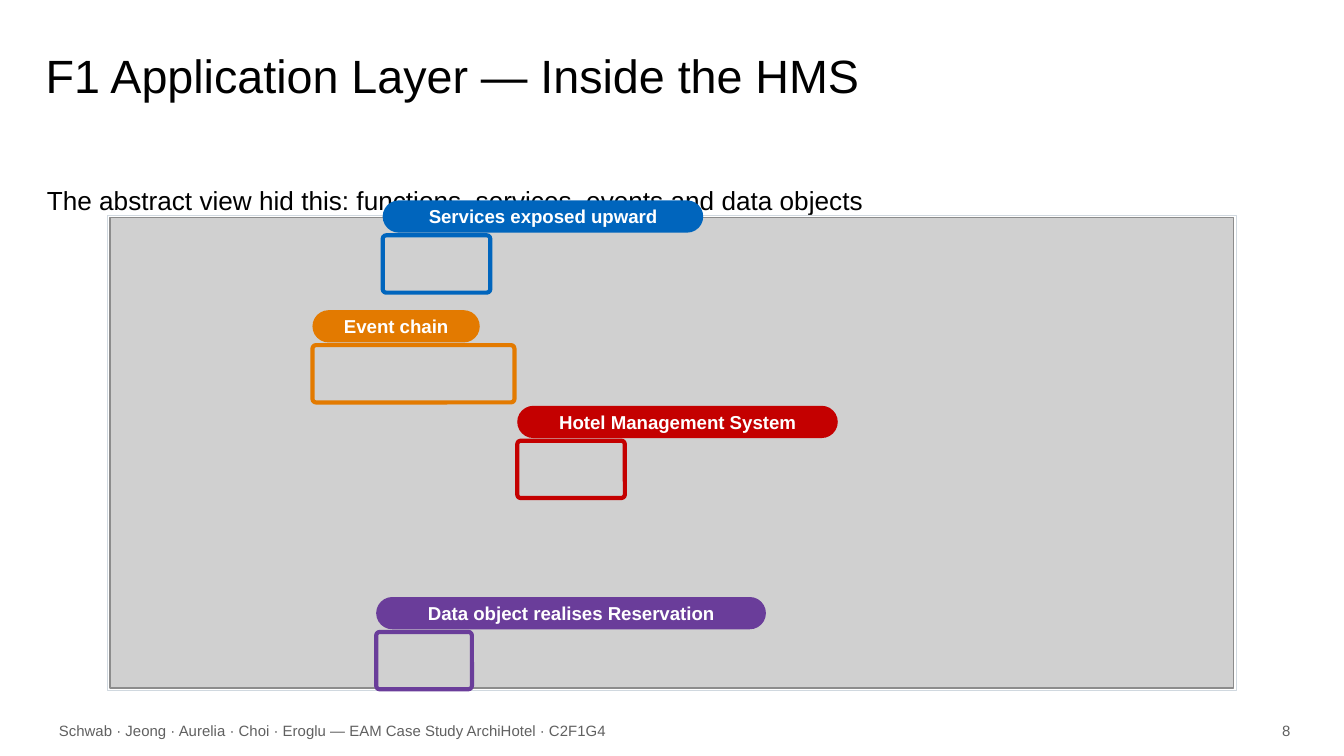
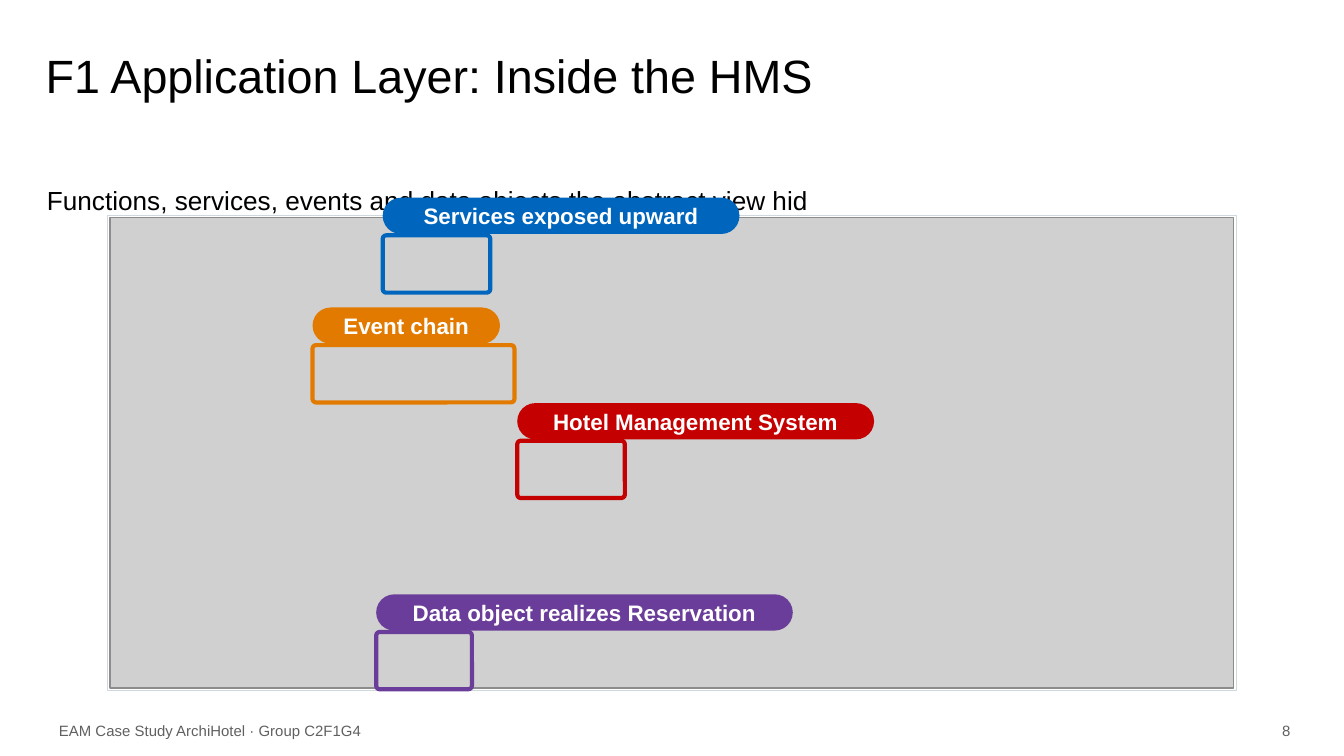
Before and after one commit to KatrinSchw/enterprise-architecture-model, a slide deck: slide 8 of slides/C2F1G4.pptx. Drawn at 1344x756 pixels with LibreOffice and Linux fonts; fonts in the diff are those of the drawing; grey boxes stand for pictures; background and template pictures are left out. Boxes give left, top, right and bottom in pixels: in the first picture for what was removed or moved away, otherwise in the second. Text is boxed around its words. In the diff, an @@ line names an element or a change of style, - is before the commit and + after.

```diff
--- a/slides/C2F1G4.pptx
+++ b/slides/C2F1G4.pptx
@@ title at [46, 59, 813, 102]: text changed @@
-F1 Application Layer — Inside the HMS
+F1 Application Layer: Inside the HMS
@@ text at [47, 189, 807, 216]: text changed @@
-The abstract view hid this: functions, services, events and data objects
+Functions, services, events and data objects the abstract view hid
@@ size 10 to 12 pt in 3 elements at [313, 308, 501, 344], [517, 403, 874, 439], [383, 198, 739, 234] @@
@@ rounded rectangle "Services exposed upward": place and size @@
-rounded rectangle "Services exposed upward" at [383, 200, 703, 233]
+rounded rectangle "Services exposed upward" at [383, 198, 739, 234]
@@ rounded rectangle "Event chain": place and size @@
-rounded rectangle "Event chain" at [313, 310, 481, 343]
+rounded rectangle "Event chain" at [313, 308, 501, 344]
@@ rounded rectangle "Hotel Management System": place and size @@
-rounded rectangle "Hotel Management System" at [517, 406, 837, 438]
+rounded rectangle "Hotel Management System" at [517, 403, 874, 439]
@@ rounded rectangle "Data object realizes Reservation": place and size @@
-rounded rectangle "Data object realizes Reservation" at [376, 597, 766, 629]
+rounded rectangle "Data object realizes Reservation" at [376, 594, 793, 630]
@@ text in rounded rectangle at [413, 604, 756, 626]: text changed; size 10 to 12 pt @@
-Data object realises Reservation
+Data object realizes Reservation
@@ text at [59, 725, 361, 739]: text changed @@
-Schwab · Jeong · Aurelia · Choi · Eroglu — EAM Case Study ArchiHotel · C2F1G4
+EAM Case Study ArchiHotel · Group C2F1G4
```
Also in this commit, not shown: 13 other slides changed, 1 slide added, 1 other file.
